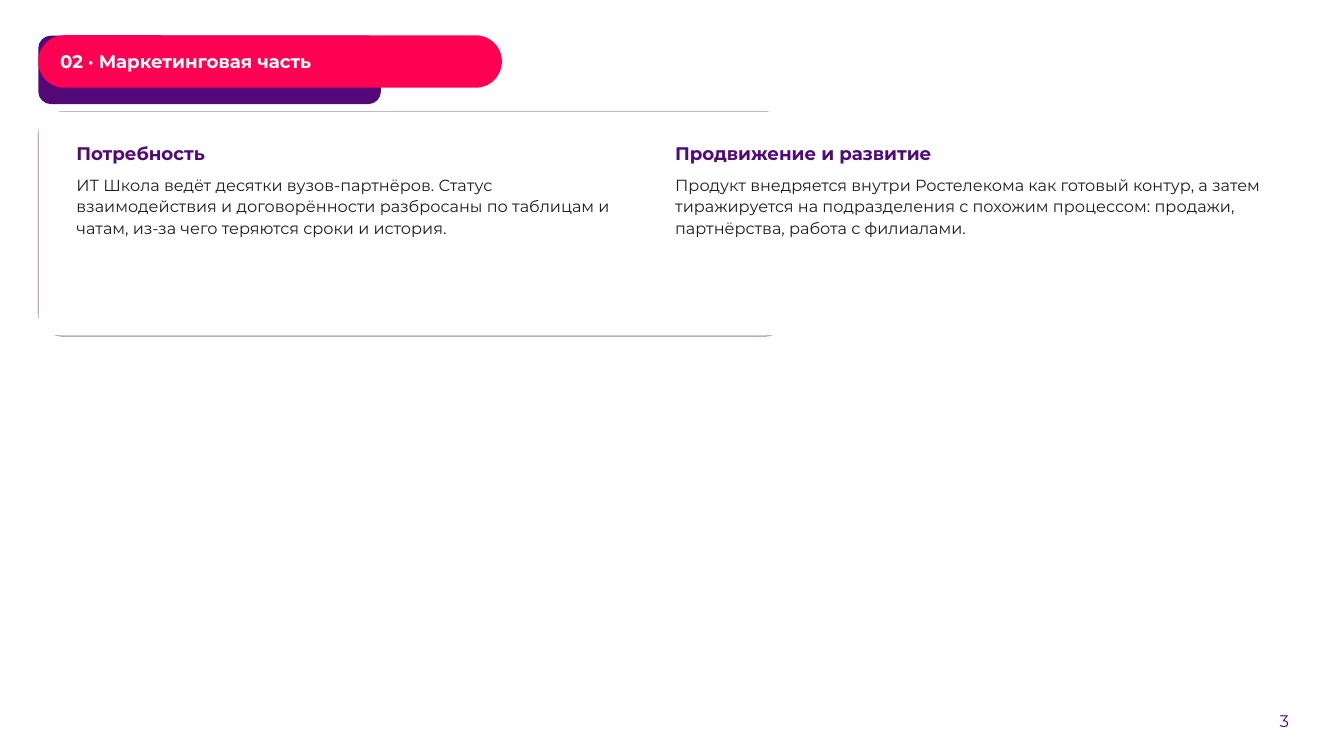
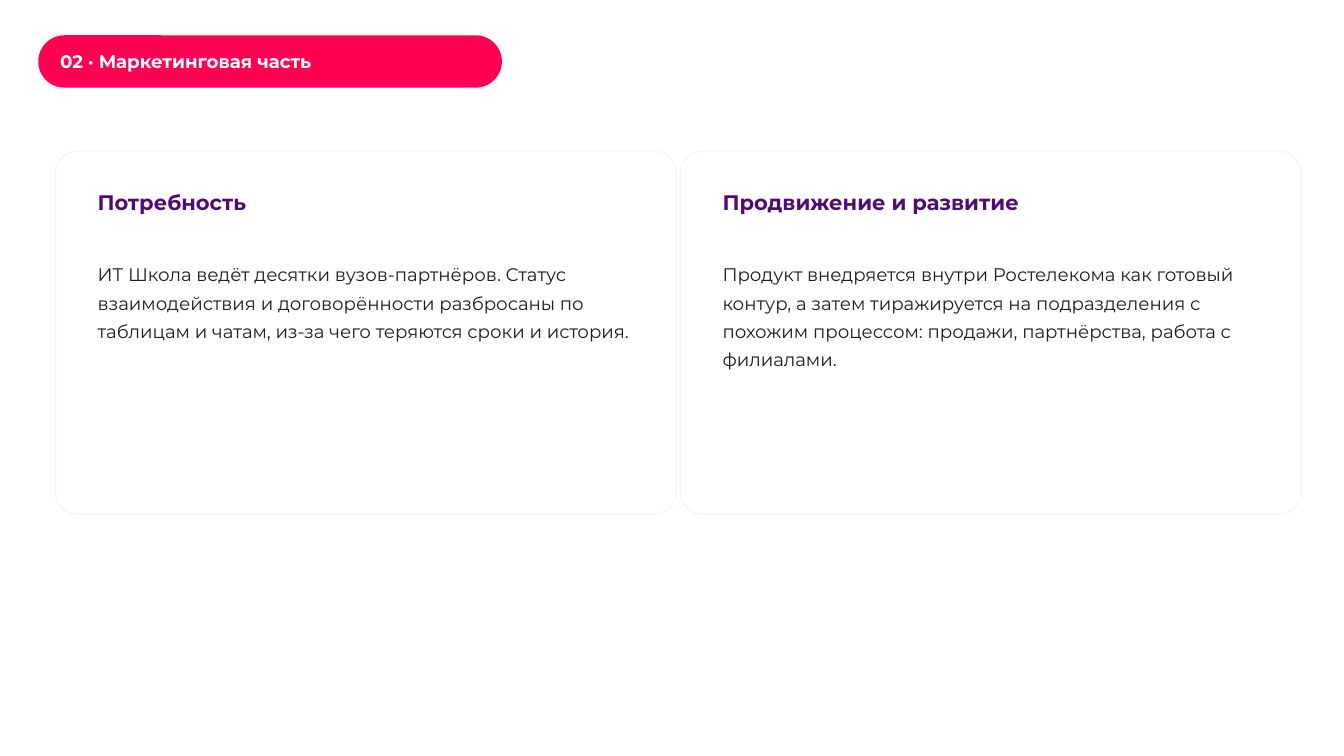
Before and after one commit to Pavel1778/rtk-crm, a slide deck: slide 3 of docs/presentation/RTK-CRM-LCT2026.pptx. Drawn at 1344x756 pixels with LibreOffice and Linux fonts; fonts in the diff are those of the drawing; background and template pictures are left out. Boxes give left, top, right and bottom in pixels: in the first picture for what was removed or moved away, otherwise in the second. Text is boxed around its words. In the diff, an @@ line names an element or a change of style, - is before the commit and + after.

Commit message:
fix: вёрстка KPI-плиток, демо-данные сида и номера шагов презентации
- seed: досоздание B2B/B2C-карточек по ключу (вуз, продукт), база без
  B2C-воронки больше не остаётся без заявок; задачи и комментарии
  добавляются недостающим карточкам
- отчёты: сетка KPI переведена на auto-fit, пятая плитка не остаётся
  одна во втором ряду
- презентация: номера шагов «02»/«03» больше не переносятся на две строки
- check_presentation_layout: регрессия на разбитый номер шага
- скрипты сборки артефактов и съёмки убраны из репозитория (только PPTX/PDF)

pytest 208 passed; ruff, mypy, tsc и сборка frontend — чисто.

```diff
--- a/docs/presentation/RTK-CRM-LCT2026.pptx
+++ b/docs/presentation/RTK-CRM-LCT2026.pptx
@@ freeform shape removed at box(38, 35, 381, 104) @@
@@ freeform shape removed at box(38, 112, 788, 336) @@
@@ freeform shape removed at box(38, 112, 788, 336) @@
@@ text at box(76, 146, 204, 164): paragraph removed @@
-Потребность
@@ text at box(675, 147, 931, 164): paragraph removed @@
-Продвижение и развитие
@@ rounded rectangle: place and size @@
-rounded rectangle at box(38, 112, 1294, 336)
+rounded rectangle at box(55, 151, 677, 514)
@@ rounded rectangle at box(55, 151, 677, 514): outline none to #F7F4FA 1 pt @@
@@ rounded rectangle added at box(681, 151, 1302, 514), fill #FFFFFF, outline #F7F4FA 1 pt @@
@@ text added at box(98, 194, 246, 214), 15 pt, text #520978, bold @@
+Потребность
@@ text added at box(723, 195, 1018, 214), 15 pt, text #520978, bold @@
+Продвижение и развитие
@@ text "ИТ Школа ведёт десятки вузов-партнёров. ...": place and size @@
-text "ИТ Школа ведёт десятки вузов-партнёров. ..." at box(76, 146, 609, 237)
+text "ИТ Школа ведёт десятки вузов-партнёров. ..." at box(98, 268, 629, 342)
@@ text "ИТ Школа ведёт десятки вузов-партнёров. ..." at box(98, 268, 629, 342): size 11.5 to 13 pt; line spacing 1.12 to 1.3; less space between paragraphs @@
@@ text "Продукт внедряется внутри Ростелекома как ..." at box(723, 267, 1234, 370): size 11.5 to 13 pt; line spacing 1.12 to 1.3; less space between paragraphs @@
@@ text "Продукт внедряется внутри Ростелекома как ...": place and size @@
-text "Продукт внедряется внутри Ростелекома как ..." at box(675, 147, 1260, 237)
+text "Продукт внедряется внутри Ростелекома как ..." at box(723, 267, 1234, 370)
@@ text removed at box(1280, 715, 1289, 727) @@
-3
```
Also in this commit, not shown: 9 other slides changed, 13 other files.
